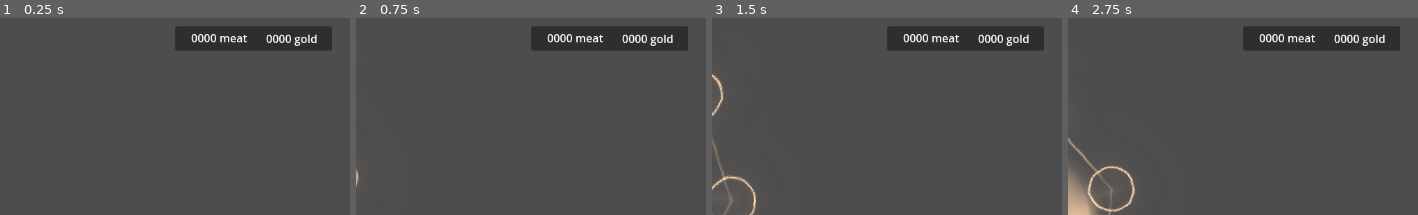
Above: before the commit, frames 1-4 (left to right).
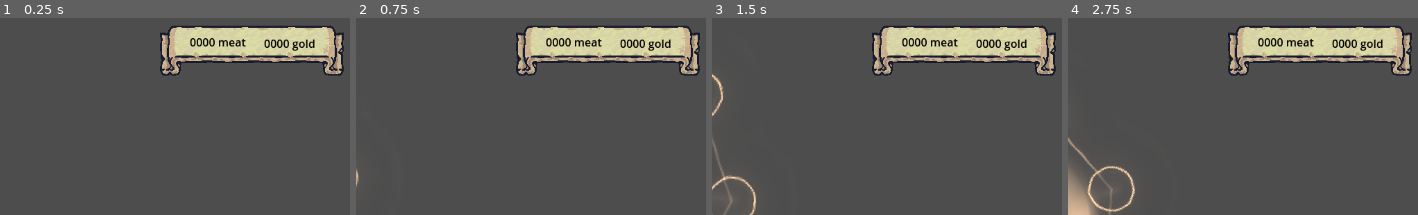
Above: after the commit, the same moments.

Repository: LostReny/DIO_TRILHA_GODOT
Game: Godot game, scene res://scenes/test_scene/test_ui.tscn
Same seed, same stepped clock (60 frames per second), same inputs: the game is played once before the commit and once after it. The project has no main scene, so this scene is started directly.
Inputs (mouse positions are % of the whole screen's width and height, from its top left):
- Up to frame 1 (0.25 s): no input
- Up to frame 2 (0.75 s): move the mouse to (68, 51) at 0.52 s; hold D (move_right) from 0.53 s (still down); click (68, 51) at 0.6 s
- Up to frame 3 (1.5 s): move the mouse to (20, 63) at 1.27 s; release D (move_right) at 1.28 s; hold S (move_down) from 1.28 s (still down); click (20, 63) at 1.35 s
- Up to frame 4 (2.75 s): move the mouse to (54, 32) at 2.02 s; release S (move_down) at 2.03 s; hold D (move_right) from 2.03 s (still down); click (54, 32) at 2.1 s
The pictures show only the part of the screen within x 50-100%, y 1-51%; the shares and areas given below are measured in that part.

The runs differ from the first frame. In frame 1, 9.7% of the frame differs, in the area x 45-99%, y 4-30%; in frame 2, 9.7%; in frame 3, 9.7%; in frame 4, 9.7%.

Commit message:
ui texture

Diff:
--- a/Tiny_Swords/scenes/test_scene/test_ui.tscn
+++ b/Tiny_Swords/scenes/test_scene/test_ui.tscn
@@ -1,6 +1,17 @@
-[gd_scene load_steps=2 format=3 uid="uid://qaclsh5mu4q2"]
+[gd_scene load_steps=4 format=3 uid="uid://qaclsh5mu4q2"]
 
 [ext_resource type="PackedScene" uid="uid://cisa5sj6f40v4" path="res://scenes/player.tscn" id="1_nsocp"]
+[ext_resource type="Texture2D" uid="uid://clc00kugu5fky" path="res://addons/assets/Tiny Swords/UI/Banners/Banner_Horizontal.png" id="2_e5txk"]
+
+[sub_resource type="StyleBoxTexture" id="StyleBoxTexture_icb5h"]
+texture = ExtResource("2_e5txk")
+texture_margin_left = 32.0
+texture_margin_top = 16.0
+texture_margin_right = 32.0
+texture_margin_bottom = 48.0
+axis_stretch_horizontal = 2
+axis_stretch_vertical = 2
+region_rect = Rect2(32, 48, 128, 128)
 
 [node name="TestUi" type="Node2D"]
 
@@ -19,33 +30,6 @@
 offset_bottom = 50.0
 grow_horizontal = 0
 
-[node name="Gold Label" type="Label" parent="CanvasLayer/Panel"]
-layout_mode = 1
-anchors_preset = 6
-anchor_left = 1.0
-anchor_top = 0.5
-anchor_right = 1.0
-anchor_bottom = 0.5
-offset_left = -95.0
-offset_top = -11.5
-offset_right = -21.0
-offset_bottom = 11.5
-grow_horizontal = 0
-grow_vertical = 2
-text = "0000 gold"
-
-[node name="Meat Label" type="Label" parent="CanvasLayer/Panel"]
-layout_mode = 1
-anchors_preset = 4
-anchor_top = 0.5
-anchor_bottom = 0.5
-offset_left = 23.0
-offset_top = -12.5
-offset_right = 104.0
-offset_bottom = 10.5
-grow_vertical = 2
-text = "0000 meat"
-
 [node name="Timer Label" type="Label" parent="CanvasLayer"]
 anchors_preset = 5
 anchor_left = 0.5
@@ -58,3 +42,37 @@
 size_flags_horizontal = 4
 text = "00:00"
 horizontal_alignment = 1
+
+[node name="Panel2" type="Panel" parent="CanvasLayer"]
+anchors_preset = 1
+anchor_left = 1.0
+anchor_right = 1.0
+offset_left = -275.0
+offset_top = 14.0
+offset_right = -8.0
+offset_bottom = 92.0
+grow_horizontal = 0
+size_flags_horizontal = 4
+theme_override_styles/panel = SubResource("StyleBoxTexture_icb5h")
+
+[node name="Gold Label" type="Label" parent="CanvasLayer/Panel2"]
+modulate = Color(0, 0, 0, 1)
+layout_mode = 1
+anchors_preset = 1
+anchor_left = 1.0
+anchor_right = 1.0
+offset_left = -116.0
+offset_top = 14.0
+offset_right = -42.0
+offset_bottom = 37.0
+grow_horizontal = 0
+text = "0000 gold"
+
+[node name="Meat Label" type="Label" parent="CanvasLayer/Panel2"]
+modulate = Color(0, 0, 0, 1)
+layout_mode = 1
+offset_left = 44.0
+offset_top = 12.0
+offset_right = 125.0
+offset_bottom = 35.0
+text = "0000 meat"
